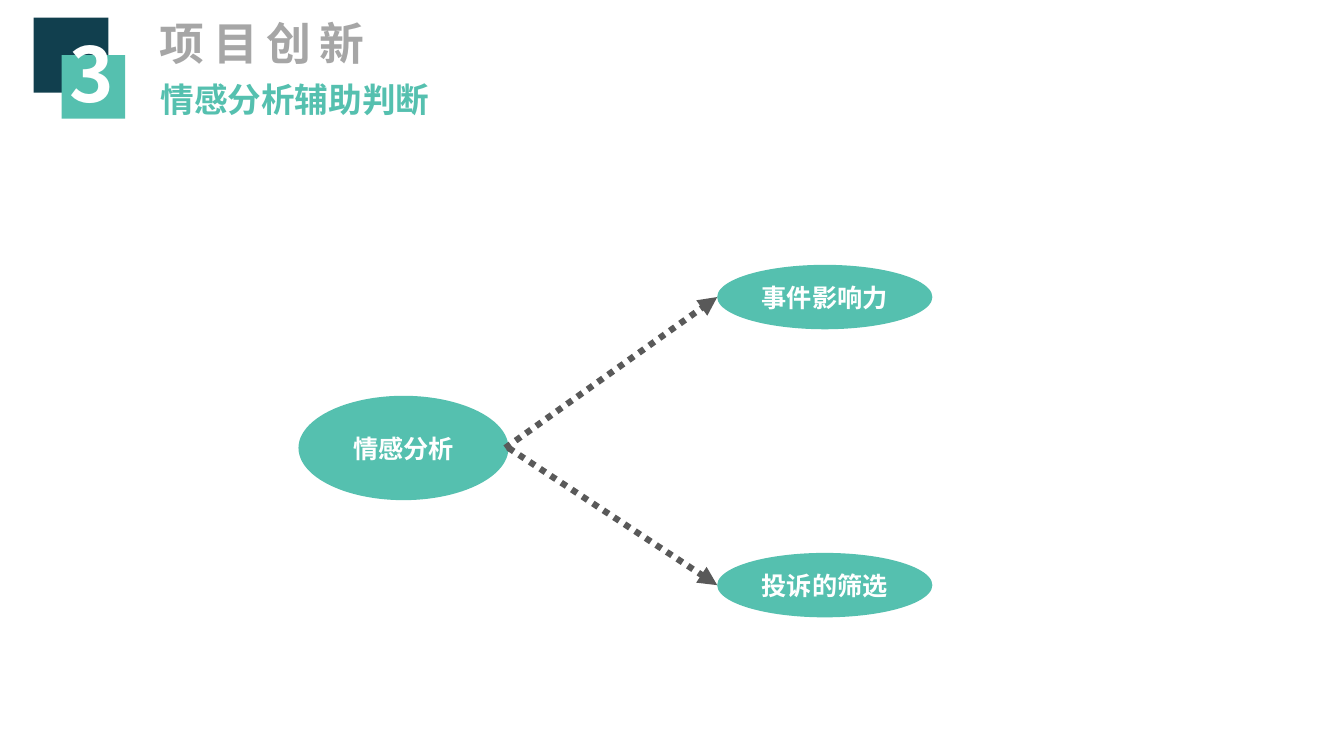
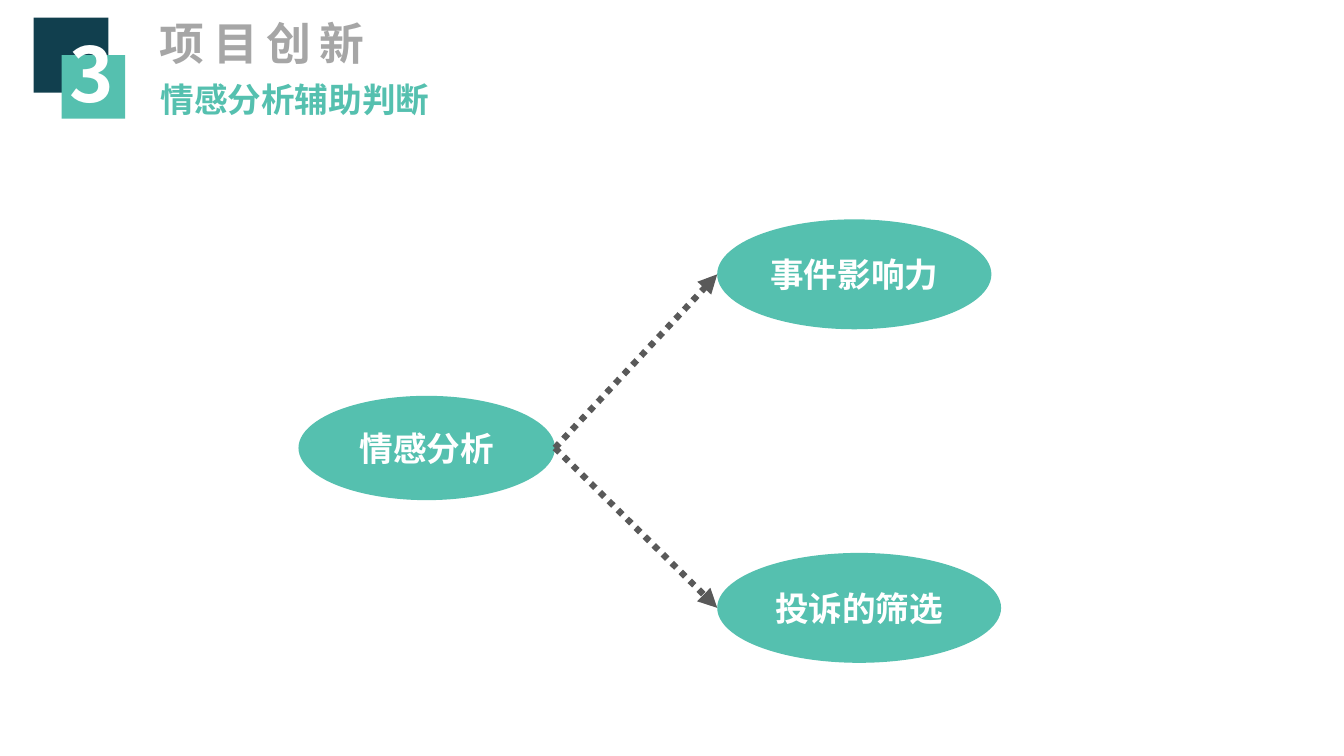
Before and after one commit to zjutfly/fly, a slide deck: slide 18 of fly_ppt.pptx (slide 17 before the commit). Drawn at 1344x756 pixels with LibreOffice and Linux fonts; fonts in the diff are those of the drawing. Boxes give left, top, right and bottom in pixels: in the first picture for what was removed or moved away, otherwise in the second. Text is boxed around its words. In the diff, an @@ line names an element or a change of style, - is before the commit and + after.

```diff
--- a/fly_ppt.pptx
+++ b/fly_ppt.pptx
@@ ellipse "事件影响力" resized from (x1=718, y1=265, x2=933, y2=330) to (x1=718, y1=220, x2=992, y2=330) @@
@@ arrow moved from (505, 448) - (718, 297) to (556, 448) - (718, 274) @@
@@ ellipse "情感分析" resized from (x1=298, y1=396, x2=508, y2=501) to (x1=298, y1=396, x2=555, y2=501) @@
@@ arrow moved from (508, 448) - (718, 586) to (556, 448) - (718, 608) @@
@@ size 18 to 24 pt in 3 elements at (x1=298, y1=396, x2=555, y2=501), (x1=718, y1=220, x2=992, y2=330), (x1=718, y1=554, x2=1002, y2=663) @@
@@ ellipse "投诉的筛选" resized from (x1=718, y1=554, x2=933, y2=618) to (x1=718, y1=554, x2=1002, y2=663) @@
```
Also in this commit, not shown: 9 other slides changed, 2 slides added, 2 slides removed, 4 other files.
